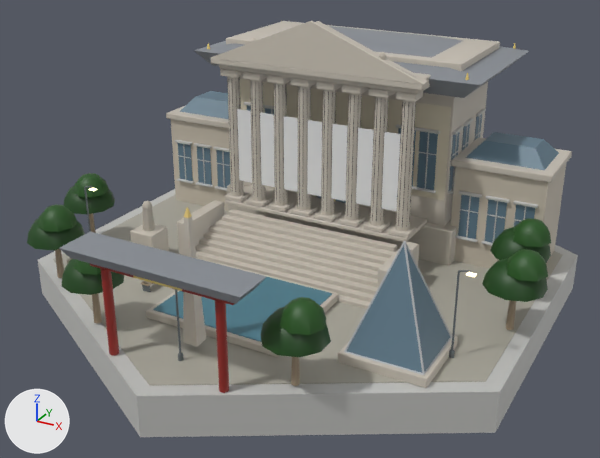
Two versions of the glTF model native/godot/assets/art/blender/museum_asia.glb, one commit apart.
Both versions are drawn from a 50 mm camera at (16.1, -30.2, 16.5) aimed at (0.2, -1.2, 2.0). The lights are fixed; the arrows at lower left show +X, +Y and +Z. The picture after the commit comes second. Vertices at exactly the same position are counted once.

In view in the first picture: 'banner', 'dark', 'glass', 'glow_warm', 'leaf', 'metal', 'paint', 'pavers', 'plaster', 'roof_slate', 'stone', 'wall_concrete', 'wood' and 2 more.
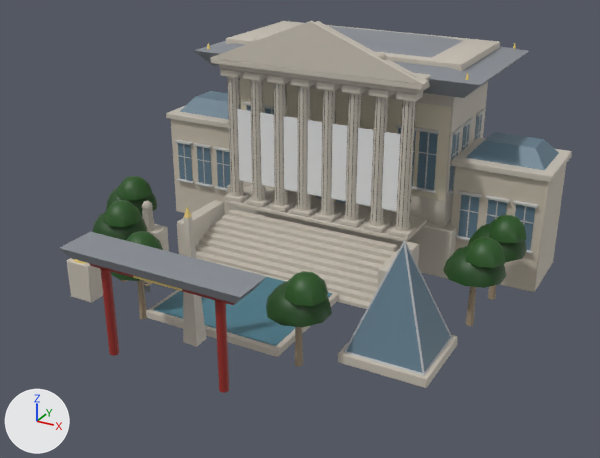
What changed in the scene script:
```text
Change me_leaf:
    remove me_leaf.from_pydata(...)  # 396 vertices, 660 faces; spans x -10.9..11.0, y -10.4..2.2, z 2.0..3.7
    add me_leaf.from_pydata(...)  # 396 vertices, 660 faces; spans x -9.0..9.5, y -8.7..2.1, z 2.0..3.7
    me_leaf part 1: the loose piece of 41 vertices spanning x -10.9..-8.7, y -4.6..-2.2, z 2.0..3.1 is moved by (2.0, 0.7, 0.0)
    me_leaf part 2: the loose piece of 25 vertices spanning x -10.2..-8.6, y -4.4..-2.8, z 2.8..3.7 is moved by (2.0, 0.7, 0.0)
    me_leaf part 3: the loose piece of 41 vertices spanning x 8.7..10.9, y -3.2..-0.8, z 2.0..3.1 is moved by (-1.7, 0.3, 0.0)
    me_leaf part 4: the loose piece of 25 vertices spanning x 9.4..11.0, y -3.0..-1.4, z 2.8..3.7 is moved by (-1.7, 0.3, 0.0)
    me_leaf part 5: the loose piece of 41 vertices spanning x -9.5..-7.3, y -8.2..-5.8, z 2.0..3.1 is moved by (2.0, 1.7, 0.0)
    me_leaf part 6: the loose piece of 25 vertices spanning x -8.8..-7.2, y -8.0..-6.4, z 2.8..3.7 is moved by (2.0, 1.7, 0.0)
    me_leaf part 7: the loose piece of 41 vertices spanning x 3.3..5.5, y -10.4..-8.0, z 2.0..3.1 is moved by (-0.8, 1.7, 0.0)
    me_leaf part 8: the loose piece of 25 vertices spanning x 4.0..5.6, y -10.2..-8.6, z 2.8..3.7 is moved by (-0.8, 1.7, 0.0)
    me_leaf part 9: the loose piece of 41 vertices spanning x -5.5..-3.3, y -10.4..-8.0, z 2.0..3.1 is moved by (0.8, 1.7, 0.0)
    me_leaf part 10: the loose piece of 25 vertices spanning x -4.8..-3.2, y -10.2..-8.6, z 2.8..3.7 is moved by (0.8, 1.7, 0.0)
    me_leaf part 11: the loose piece of 41 vertices spanning x 8.1..10.3, y -0.2..2.2, z 2.0..3.1 is moved by (-0.9, -0.1, 0.0)
    me_leaf part 12: the loose piece of 25 vertices spanning x 8.8..10.4, y 0.0..1.6, z 2.8..3.7 is moved by (-0.9, -0.1, 0.0)
Change me_wall_concrete:
    remove me_wall_concrete.from_pydata(...)  # 1020 vertices, 1812 faces; spans x -10.7..10.7, y -12.3..12.3, z -1.6..6.1
    add me_wall_concrete.from_pydata(...)  # 1008 vertices, 1792 faces; spans x -9.3..9.3, y 2.4..6.9, z 1.3..6.1
    me_wall_concrete part 13: the loose piece of 12 vertices spanning x -10.7..10.7, y -12.3..12.3, z -1.6..0.1 is deleted
Change me_wood:
    remove me_wood.from_pydata(...)  # 100 vertices, 168 faces; spans x -10.0..10.0, y -9.3..1.2, z 0.2..2.4
    add me_wood.from_pydata(...)  # 100 vertices, 168 faces; spans x -8.0..8.4, y -7.6..1.1, z -0.2..2.4
    me_wood part 14: the loose piece of 14 vertices spanning x -10.0..-9.6, y -3.5..-3.2, z 0.2..2.4 is scaled about its middle by (1, 1, 1.2), then moved by (2.0, 0.7, -0.2)
    me_wood part 15: the loose piece of 14 vertices spanning x 9.6..10.0, y -2.1..-1.8, z 0.2..2.4 is scaled about its middle by (1, 1, 1.2), then moved by (-1.7, 0.3, -0.2)
    me_wood part 16: the loose piece of 14 vertices spanning x -8.6..-8.2, y -7.1..-6.8, z 0.2..2.4 is scaled about its middle by (1, 1, 1.2), then moved by (2.0, 1.7, -0.2)
    me_wood part 17: the loose piece of 14 vertices spanning x 4.2..4.6, y -9.3..-9.0, z 0.2..2.4 is scaled about its middle by (1, 1, 1.2), then moved by (-0.8, 1.7, -0.2)
    me_wood part 18: the loose piece of 14 vertices spanning x -4.6..-4.2, y -9.3..-9.0, z 0.2..2.4 is scaled about its middle by (1, 1, 1.2), then moved by (0.8, 1.7, -0.2)
    me_wood part 19: the loose piece of 14 vertices spanning x 9.0..9.4, y 0.9..1.2, z 0.2..2.4 is scaled about its middle by (1, 1, 1.2), then moved by (-0.9, -0.1, -0.2)
Remove ob_glow_warm:
    ob_glow_warm = bpy.data.objects.new('glow_warm', me_glow_warm)
Remove ob_pavers:
    ob_pavers = bpy.data.objects.new('pavers', me_pavers)
```

Pixel boxes [x1, y1, x2, y2] of what changed, in the pictures (600 x 458 px; the box of a moved part takes in the faces that stretch with it):
'wall_concrete', reshaped (33% narrower, 54% shorter)
    before: [38, 102, 578, 437]
    after: [175, 102, 538, 254]
'pavers', deleted
    before: [53, 195, 562, 386]
'leaf', reshaped (17% narrower, 18% shorter)
    before: [27, 173, 551, 357]
    after: [93, 176, 527, 327]
'wood', reshaped
    before: [55, 213, 516, 386]
    after: [121, 280, 496, 367]
'glow_warm', deleted
    before: [88, 188, 477, 277]
part 1 of me_leaf, moved or reshaped
    before: [64, 186, 115, 214]
    after: [106, 188, 157, 215]
part 2 of me_leaf, moved or reshaped
    before: [73, 173, 109, 197]
    after: [117, 176, 152, 200]
part 3 of me_leaf, moved or reshaped
    before: [482, 258, 548, 302]
    after: [443, 246, 506, 288]
part 4 of me_leaf, moved or reshaped
    before: [507, 249, 548, 281]
    after: [466, 237, 505, 268]
part 5 of me_leaf, moved or reshaped
    before: [27, 218, 85, 250]
    after: [93, 213, 147, 240]
part 6 of me_leaf, moved or reshaped
    before: [38, 205, 78, 232]
    after: [103, 200, 142, 227]
part 7 of me_leaf, moved or reshaped
    before: [260, 307, 331, 357]
    after: [266, 281, 332, 327]
part 8 of me_leaf, moved or reshaped
    before: [280, 297, 326, 335]
    after: [284, 271, 328, 306]
part 9 of me_leaf, moved or reshaped (mostly hidden afterwards)
    before: [62, 259, 124, 295]
    after: [111, 272, 140, 281]
part 10 of me_leaf, moved or reshaped
    before: [74, 259, 101, 275]
    after: [126, 231, 163, 250]
part 11 of me_leaf, moved or reshaped
    before: [490, 227, 551, 263]
    after: [468, 223, 527, 262]
part 12 of me_leaf, moved or reshaped
    before: [513, 218, 551, 247]
    after: [489, 215, 527, 243]
part 13 of me_wall_concrete, deleted
    before: [38, 189, 578, 437]
part 14 of me_wood, moved or reshaped (not visible afterwards)
    before: [89, 213, 96, 233]
part 15 of me_wood, moved or reshaped
    before: [506, 300, 516, 330]
    after: [466, 286, 476, 326]
part 16 of me_wood, moved or reshaped (not visible afterwards)
    before: [55, 249, 64, 278]
part 17 of me_wood, moved or reshaped
    before: [291, 357, 300, 386]
    after: [295, 327, 303, 367]
part 18 of me_wood, moved or reshaped
    before: [92, 293, 102, 323]
    after: [137, 280, 147, 319]
part 19 of me_wood, moved or reshaped (not visible before)
    after: [488, 285, 496, 300]
